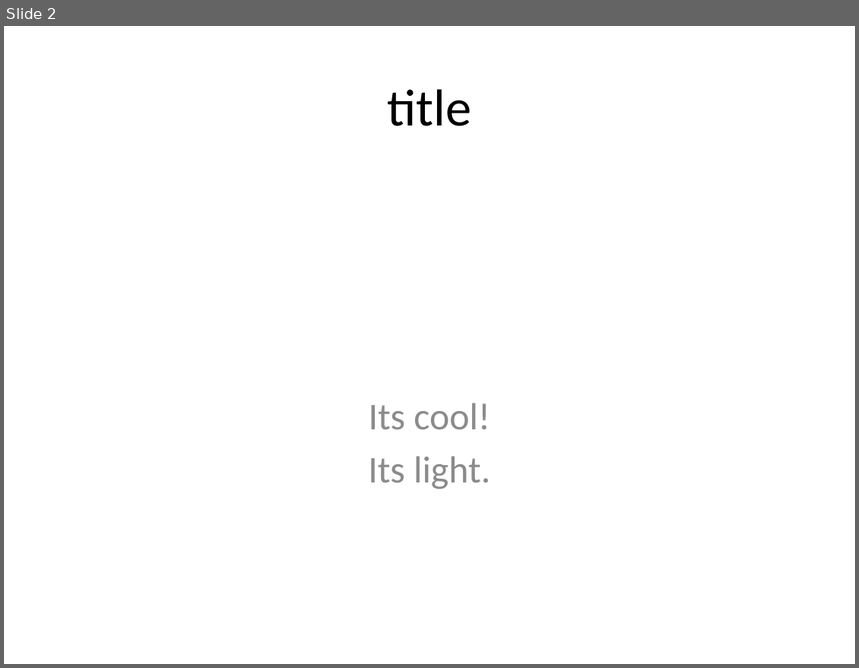
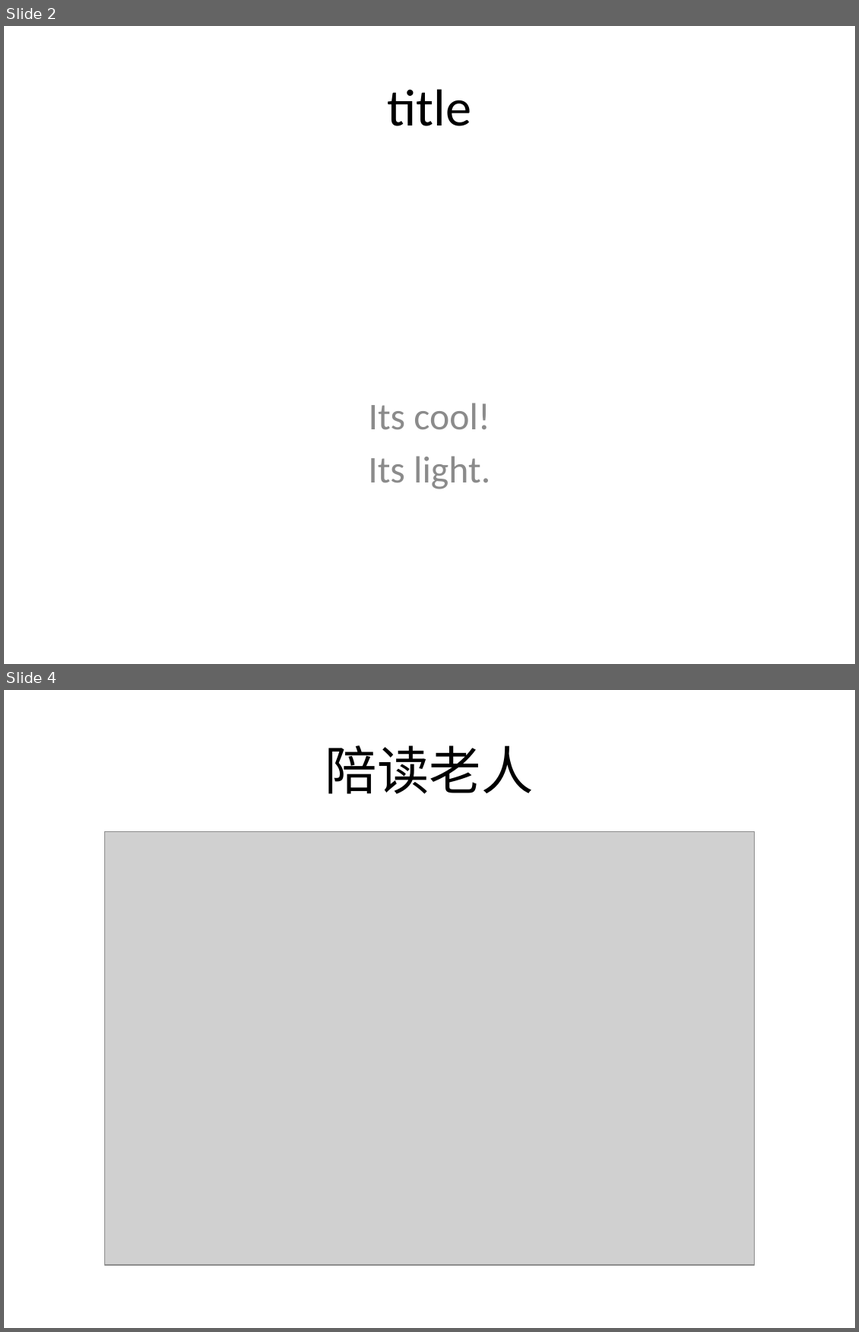
Before and after one commit to kc-train/img-to-pdf-service, a slide deck: sample.pptx. Shown one above the other, each under a label of ours: slide 2 before the commit, slides 2 and 4 after it; the slides between them are not shown. The pictures are 859x668 and 859x1332 pixels, drawn with LibreOffice and Linux fonts; fonts in the diff are those of the drawing; grey boxes stand for pictures. Boxes give left, top, right and bottom in pixels: in the first picture for what was removed or moved away, otherwise in the second. Text is boxed around its words. In the diff, an @@ line names an element or a change of style, - is before the commit and + after.

```diff
--- a/sample.pptx
+++ b/sample.pptx
@@ slide 4 added at <box>4,690,855,1328</box>, background #FFFFFF @@
@@ title added at <box>325,745,534,794</box>, 44 pt, text #000000 @@
+陪读老人
@@ picture added at <box>104,832,755,1265</box> @@
```
Also in this commit, not shown: 2 other slides added, 3 slides removed, 48 other files.
